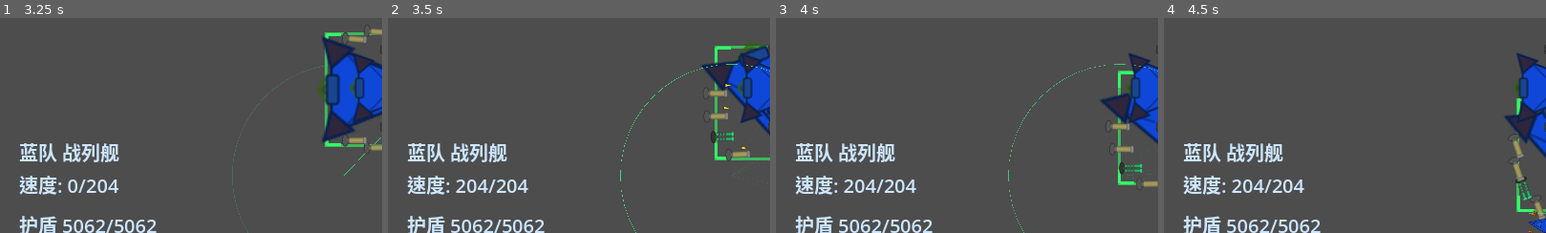
Above: before the commit, frames 1-4 (left to right).
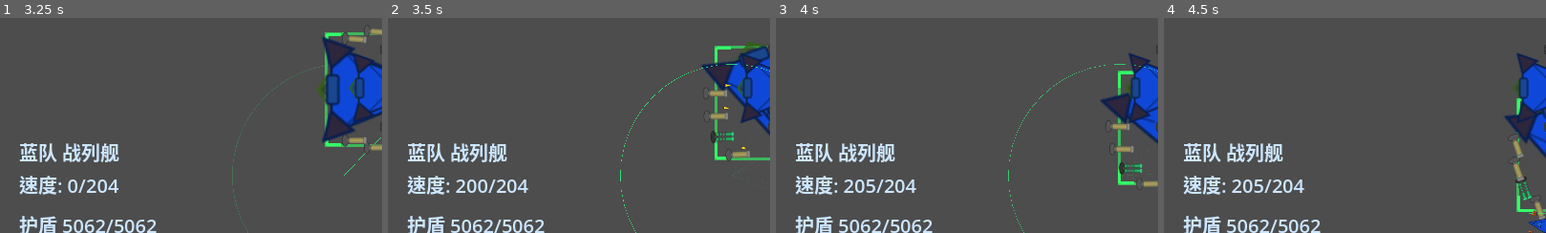
Above: after the commit, the same moments.

Repository: ZhanXuzhao/SpaceRTS
Game: Godot game, scene res://scenes/main.tscn
Same seed, same stepped clock (60 frames per second), same inputs: the game is played once before the commit and once after it.
Inputs (mouse positions are % of the whole screen's width and height, from its top left):
- Up to frame 1 (3.25 s): tap Enter at 0.5 s; move the mouse to (72, 45) at 0.52 s; hold W 0.53-1.25 s; tap R at 0.6 s; click (72, 45) at 0.67 s; drag from (30, 55) to (13, 24) at 1.27 s; move the mouse to (60, 28) at 2.02 s; hold W 2.03-2.75 s; tap H at 2.1 s; drag from (45, 70) to (55, 51) at 2.77 s
- Up to frame 2 (3.5 s): no input
- Up to frame 3 (4 s): move the mouse to (80, 65) at 3.52 s; hold A from 3.53 s (still down); tap G at 3.6 s
- Up to frame 4 (4.5 s): release A at 4.25 s; drag from (20, 35) to (56, 71) at 4.27 s
The pictures show only the part of the screen within x 0-50%, y 33-83%; the shares and areas given below are measured in that part.

Frame 1 is identical in both runs. In frame 2, 0.1% of the frame differs, in the area x 23-27%, y 75-82%; in frame 3, 0.1%; in frame 4, 0.1%.

Commit message:
fix: 使用 lerp 平滑速度显示，消除个位数闪烁

Diff:
--- a/scripts/hud.gd
+++ b/scripts/hud.gd
@@ -22,6 +22,9 @@
 var _message_label: Label = null
 var _buff_label: Label = null
 
+# ---- 速度平滑显示 ----
+var _displayed_speed: float = 0.0
+
 # ---- 太空总览面板 ----
 var _overview_panel: PanelContainer
 var _overview_rows: VBoxContainer
@@ -113,8 +116,9 @@
 
 	_ship_class_label.text = team_str + " " + cls
 	var max_speed = int(unit.speed * unit._speed_mult)
-	var real_speed = int(unit.velocity.length())
-	_speed_label.text = "速度: " + str(real_speed) + "/" + str(max_speed)
+	var raw_speed = unit.velocity.length()
+	_displayed_speed = lerp(_displayed_speed, raw_speed, 0.25)
+	_speed_label.text = "速度: " + str(roundi(_displayed_speed)) + "/" + str(max_speed)
 
 	_shield_bar_fill.size.x = BAR_W * (unit.shield / unit.max_shield) if unit.max_shield > 0 else 0
 	_shield_label.text = "护盾 " + str(int(unit.shield)) + "/" + str(int(unit.max_shield))
